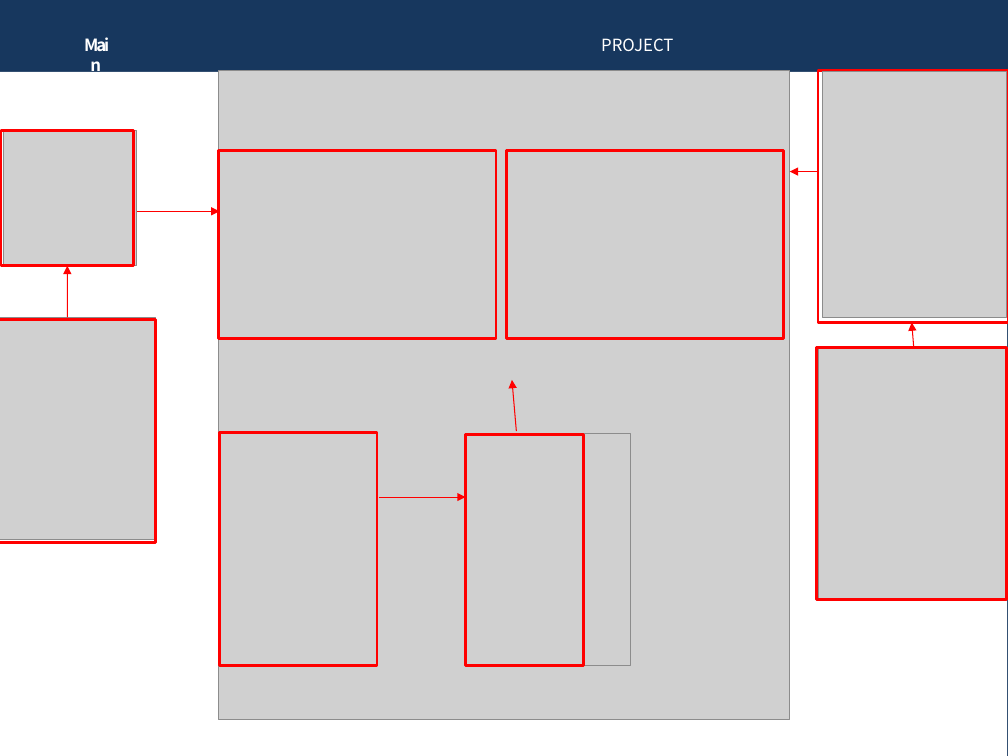
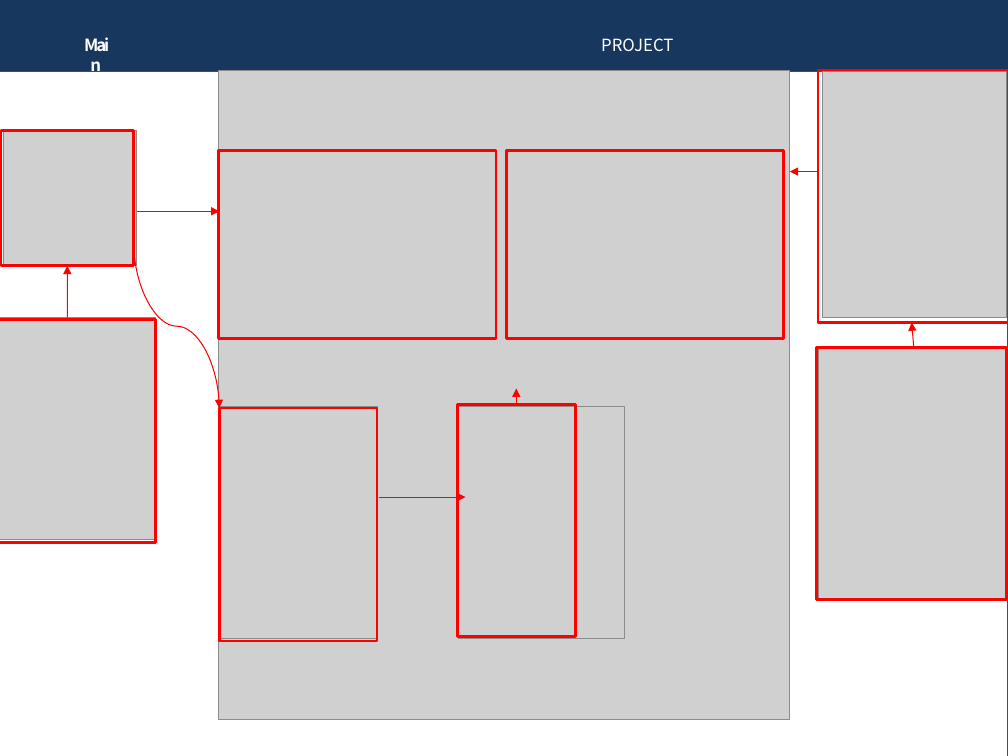
Before and after one commit to MyungHunSong/library_management, a slide deck: slide 7 of ppt/최종도서관리.pptx. Drawn at 1008x756 pixels with LibreOffice and Linux fonts; fonts in the diff are those of the drawing; grey boxes stand for pictures. Boxes give left, top, right and bottom in pixels: in the first picture for what was removed or moved away, otherwise in the second. Text is boxed around its words. In the diff, an @@ line names an element or a change of style, - is before the commit and + after.

```diff
--- a/ppt/최종도서관리.pptx
+++ b/ppt/최종도서관리.pptx
@@ curved arrow added from (134, 244) to (219, 408), #FF0000 0.75 pt @@
@@ arrow moved from (516, 431) - (512, 380) to (516, 405) - (516, 388) @@
@@ picture: place and size @@
-picture at box(219, 433, 377, 665)
+picture at box(219, 406, 377, 638)
@@ rectangle: place and size @@
-rectangle at box(220, 432, 377, 665)
+rectangle at box(220, 408, 377, 641)
@@ rectangle: place and size @@
-rectangle at box(466, 434, 584, 666)
+rectangle at box(458, 405, 576, 637)
@@ picture: place and size @@
-picture at box(466, 433, 631, 665)
+picture at box(459, 406, 624, 638)
```
Also in this commit, not shown: 2 other slides changed, 1 other file.
